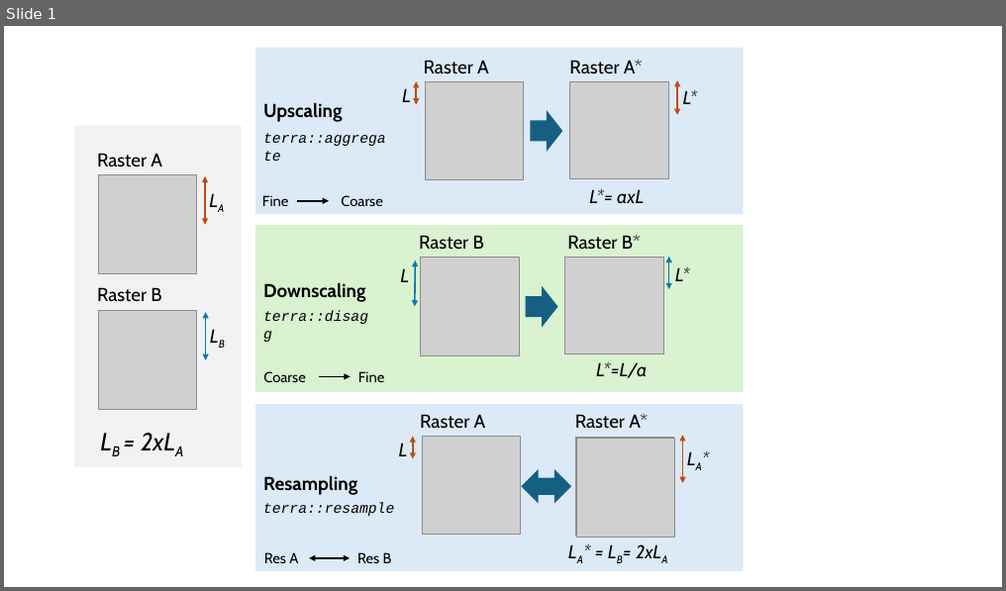
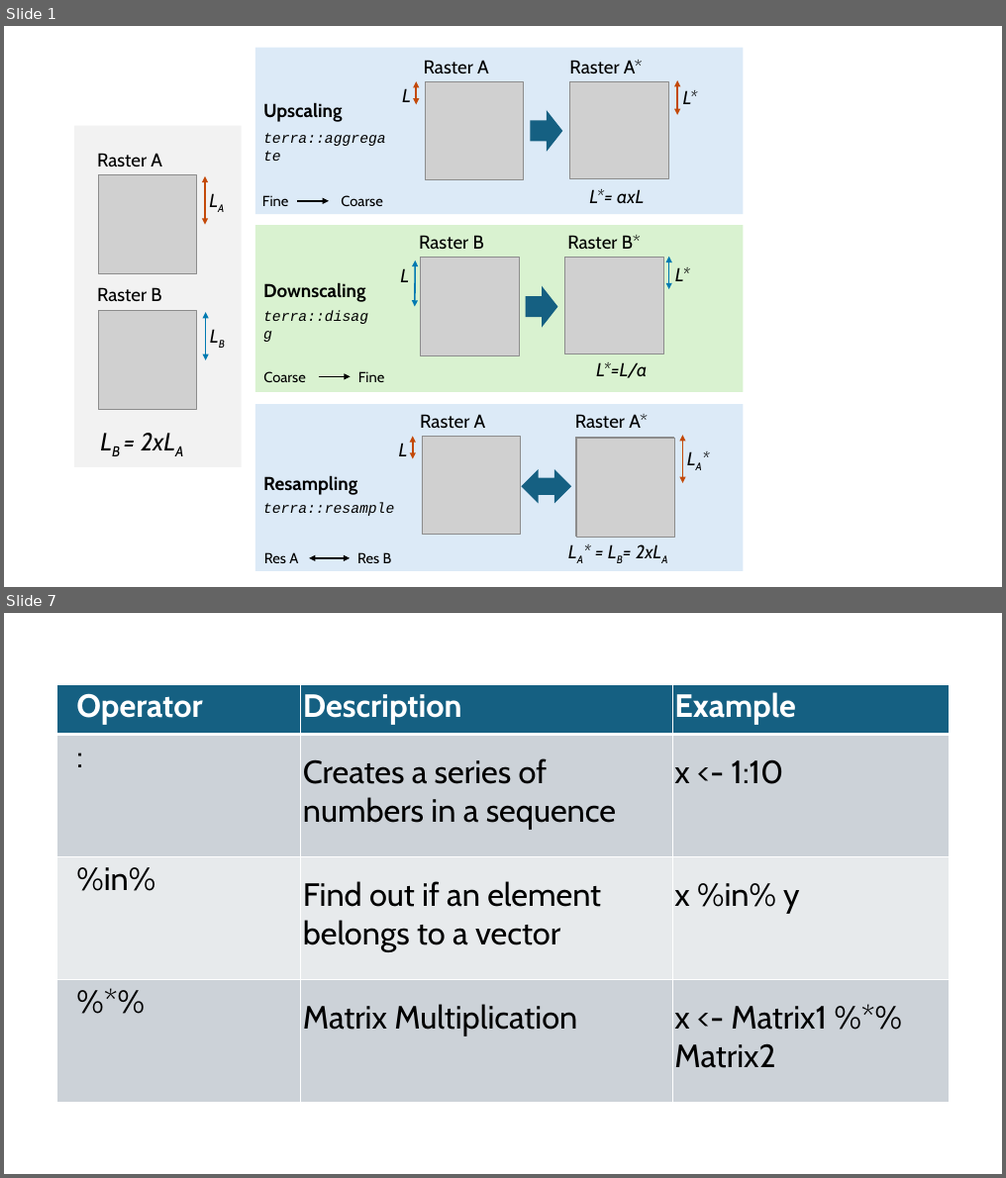
Before and after one commit to Vinit-Sehgal/AGRO4092, a slide deck: plots.pptx. Shown one above the other, each under a label of ours: slide 1 before the commit, slides 1 and 7 after it; the slides between them are not shown. The pictures are 1006x591 and 1006x1178 pixels, drawn with LibreOffice and Linux fonts; fonts in the diff are those of the drawing; grey boxes stand for pictures. Boxes give left, top, right and bottom in pixels: in the first picture for what was removed or moved away, otherwise in the second. Text is boxed around its words. In the diff, an @@ line names an element or a change of style, - is before the commit and + after.

```diff
--- a/plots.pptx
+++ b/plots.pptx
@@ slide 7 added at (4, 613, 1002, 1174), background #FFFFFF @@
@@ table added at (56, 684, 949, 1103), 4 rows, 3 columns @@
+Operator | Description | Example
+: | Creates a series of numbers in a sequence | x <- 1:10
+%in% | Find out if an element belongs to a vector | x %in% y
+%*% | Matrix Multiplication | x <- Matrix1 %*% Matrix2
```
Also in this commit, not shown: 8 other slides added, 57 other files.
